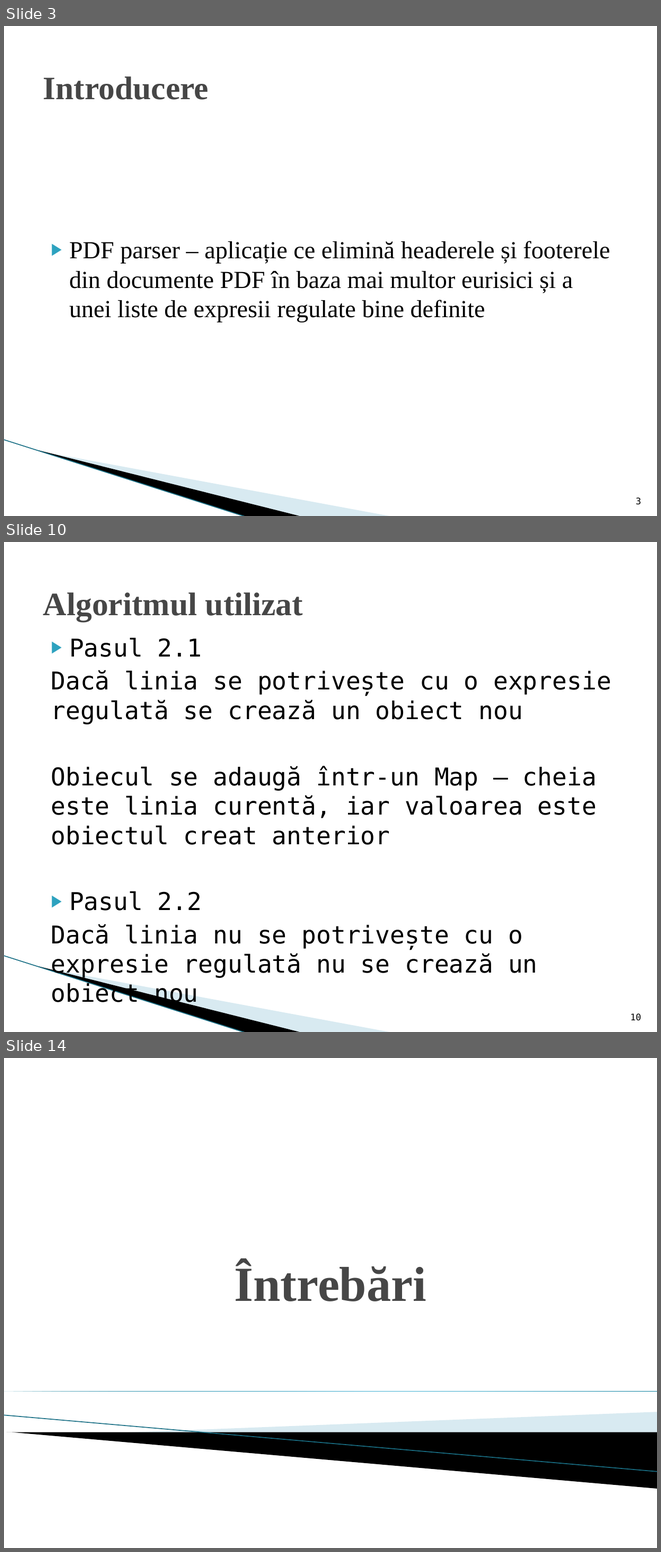
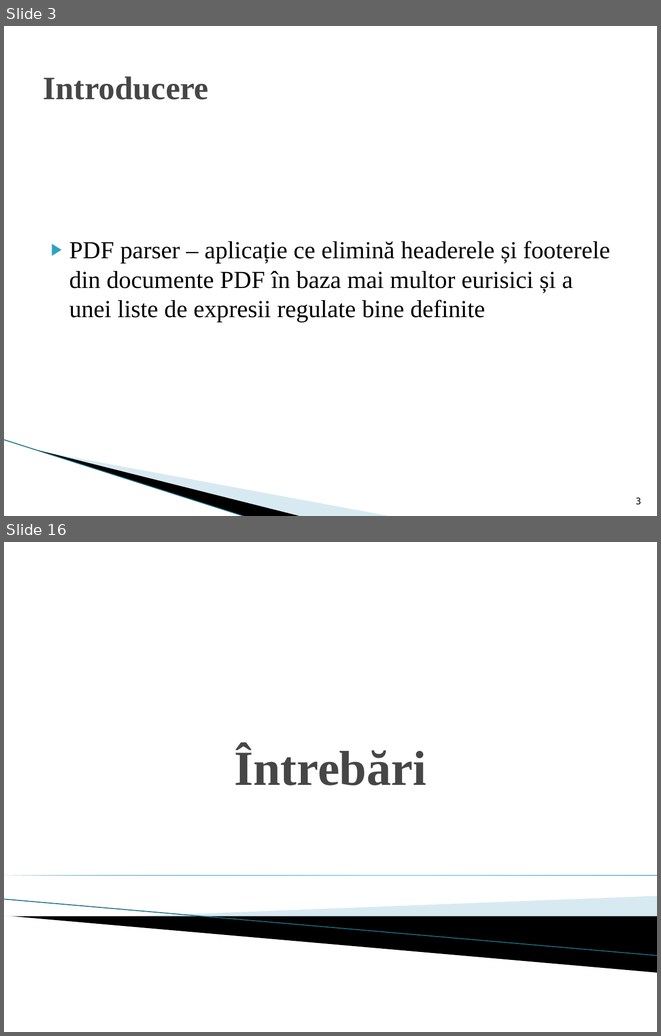
Before and after one commit to silvia95/PDF-parser, a slide deck: PDF parser.pptx. Shown one above the other, each under a label of ours: slides 3, 10 and 14 before the commit, slides 3 and 16 after it; the slides between them are not shown. The pictures are 661x1552 and 661x1036 pixels, drawn with LibreOffice and Linux fonts; fonts in the diff are those of the drawing; background and template pictures are left out. Boxes give left, top, right and bottom in pixels: in the first picture for what was removed or moved away, otherwise in the second. Text is boxed around its words. In the diff, an @@ line names an element or a change of style, - is before the commit and + after.

```diff
--- a/PDF parser.pptx
+++ b/PDF parser.pptx
@@ slide 10 removed at box(4, 542, 657, 1032), background #FFFFFF; not listed: 3 template elements that a slide beside it also shows @@
@@ title removed at box(43, 592, 303, 622) @@
-Algoritmul utilizat
@@ text removed at box(51, 637, 611, 1007) @@
-▶ Pasul 2.1
-Dacă linia se potrivește cu o expresie regulată se crează un obiect nou
-Obiecul se adaugă într-un Map – cheia este linia curentă, iar valoarea este obiectul creat anterior
-▶ Pasul 2.2
-Dacă linia nu se potrivește cu o expresie regulată nu se crează un obiect nou
@@ page number removed at box(630, 1013, 642, 1021) @@
-10
@@ what was slide 14 is now slide 16 @@
```
Also in this commit, not shown: 10 slides changed, 3 slides added.
